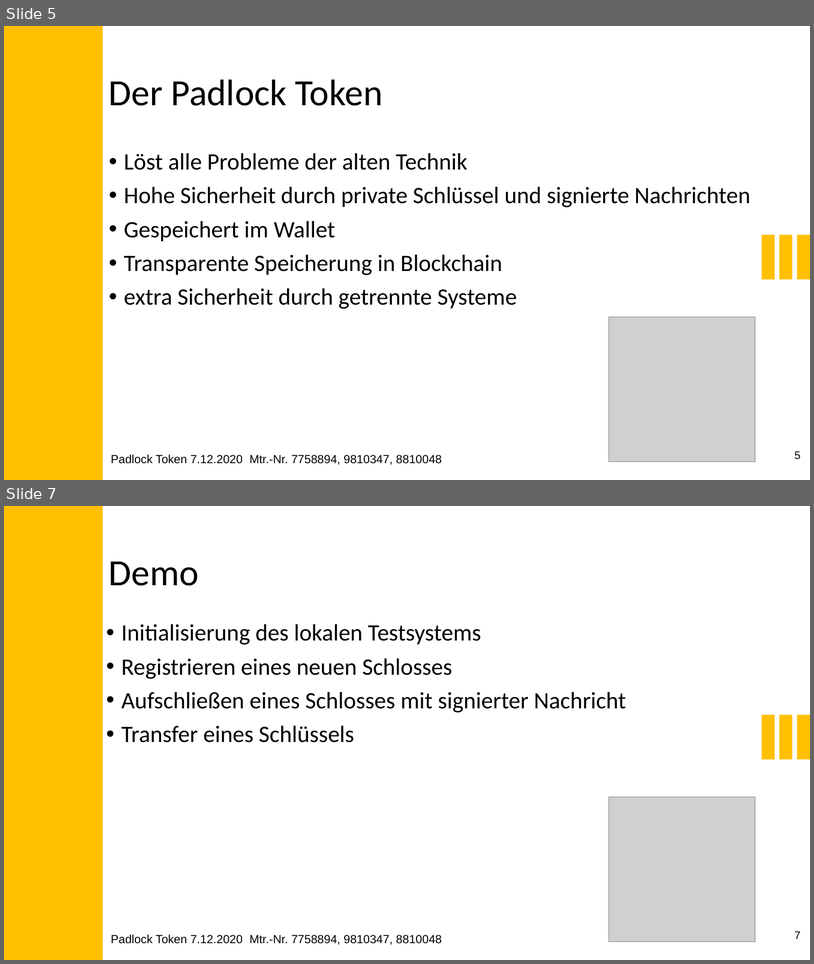
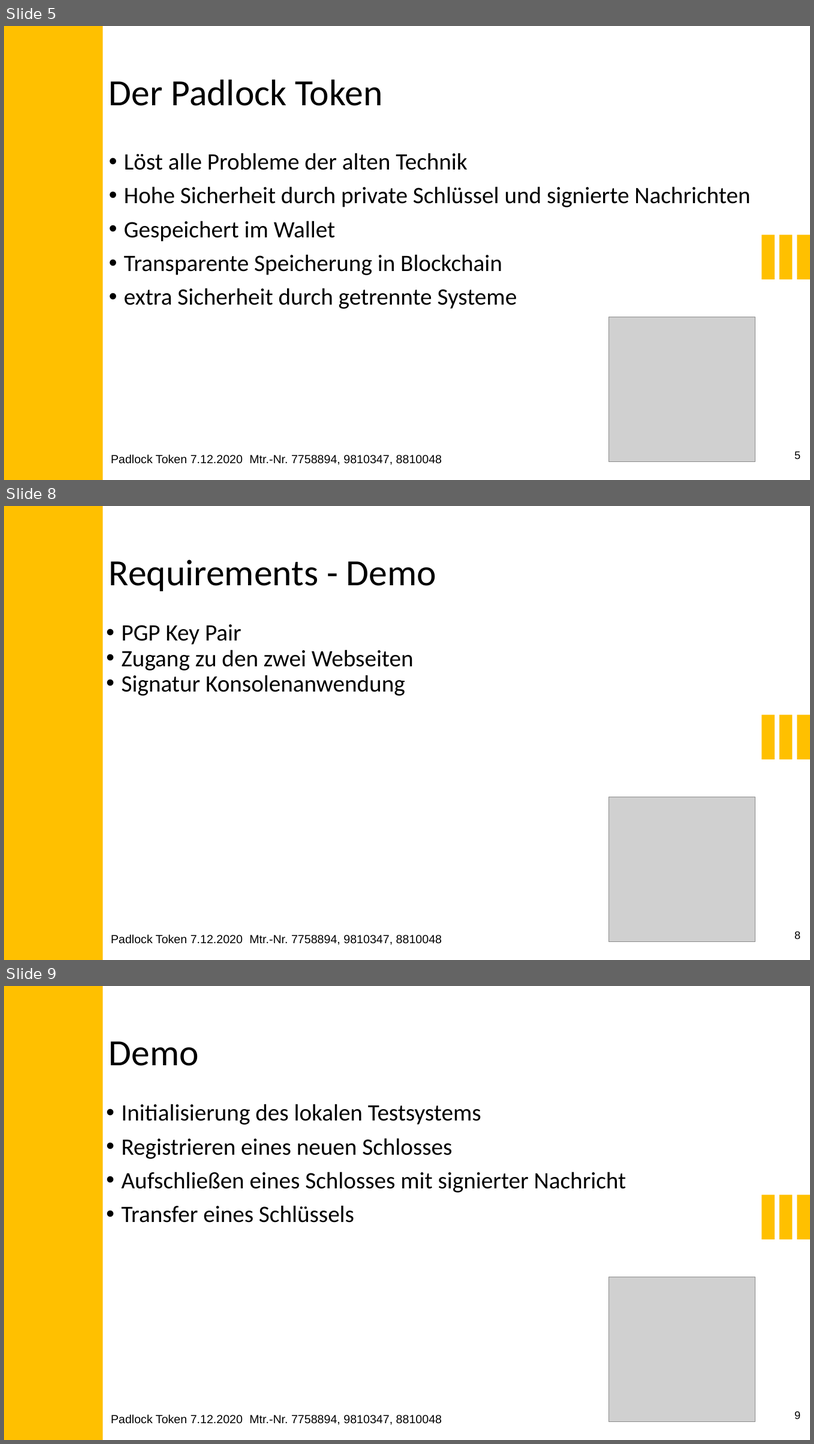
Before and after one commit to LucK1Y/Padlock-Token, a slide deck: presentation/Padlock_Token.pptx. Shown one above the other, each under a label of ours: slides 5 and 7 before the commit, slides 5, 8 and 9 after it; the slides between them are not shown. The pictures are 814x964 and 814x1444 pixels, drawn with LibreOffice and Linux fonts; fonts in the diff are those of the drawing; grey boxes stand for pictures. Boxes give left, top, right and bottom in pixels: in the first picture for what was removed or moved away, otherwise in the second. Text is boxed around its words. In the diff, an @@ line names an element or a change of style, - is before the commit and + after.

```diff
--- a/presentation/Padlock_Token.pptx
+++ b/presentation/Padlock_Token.pptx
@@ slide 8 added at (x1=4, y1=506, x2=810, y2=960), background #FFFFFF; not listed: 1 template element that a slide beside it also shows @@
@@ rectangle added at (x1=4, y1=506, x2=102, y2=960), fill #FFC000 @@
@@ text added at (x1=109, y1=559, x2=437, y2=591), 44 pt, text #000000 @@
+Requirements - Demo
@@ text added at (x1=122, y1=624, x2=414, y2=696), 28 pt, text #000000 @@
+• PGP Key Pair
+• Zugang zu den zwei Webseiten
+• Signatur Konsolenanwendung
@@ rectangle added at (x1=762, y1=715, x2=775, y2=759), fill #FFC000 @@
@@ rectangle added at (x1=780, y1=715, x2=793, y2=759), fill #FFC000 @@
@@ rectangle added at (x1=798, y1=715, x2=810, y2=759), fill #FFC000 @@
@@ picture added at (x1=609, y1=796, x2=756, y2=941) @@
@@ page number added at (x1=795, y1=931, x2=801, y2=939), 13 pt, text #000000 @@
+8
@@ what was slide 7 is now slide 9 @@
@@ page number at (x1=795, y1=1411, x2=801, y2=1419): text changed @@
-7
+9
```
Also in this commit, not shown: 1 slide changed, 1 other slide added, 4 other files.
